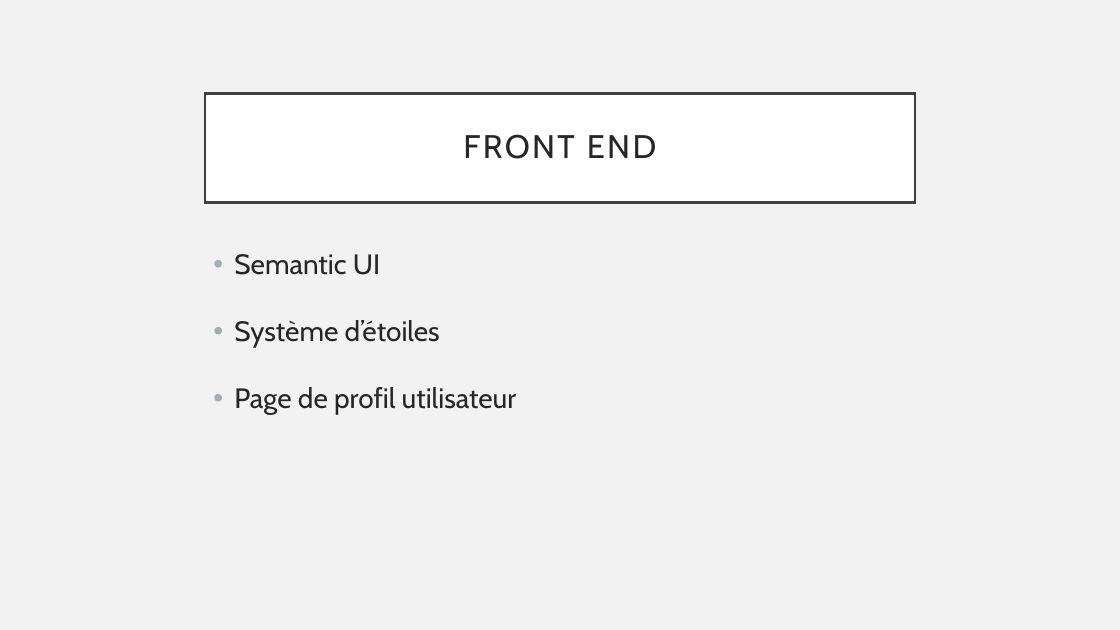
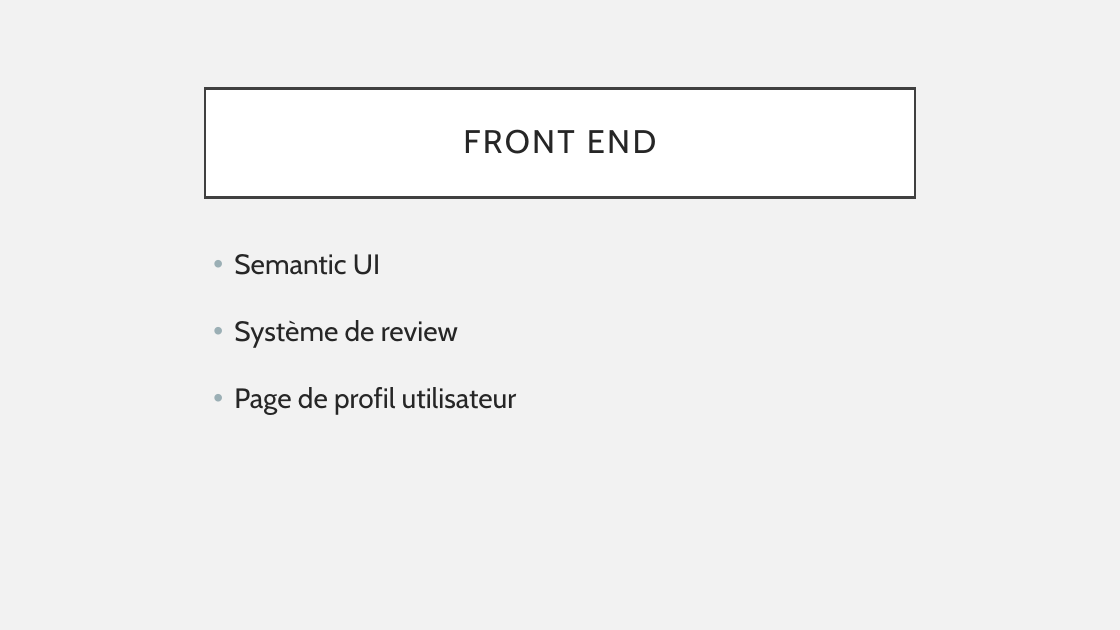
Before and after one commit to HE-Arc/BeerReviews, a slide deck: slide 6 of documents/PresentationBeerReview.pptx. Drawn at 1120x630 pixels with LibreOffice and Linux fonts; fonts in the diff are those of the drawing. Boxes give left, top, right and bottom in pixels: in the first picture for what was removed or moved away, otherwise in the second. Text is boxed around its words. In the diff, an @@ line names an element or a change of style, - is before the commit and + after.

```diff
--- a/documents/PresentationBeerReview.pptx
+++ b/documents/PresentationBeerReview.pptx
@@ title "FRONT END": place and size @@
-title "FRONT END" at <box>205,93,915,202</box>
+title "FRONT END" at <box>205,88,915,197</box>
@@ text at <box>234,320,458,348</box>: text changed @@
-• Système d’étoiles
+• Système de review
```
Also in this commit, not shown: 2 other slides changed, 1 other file.
